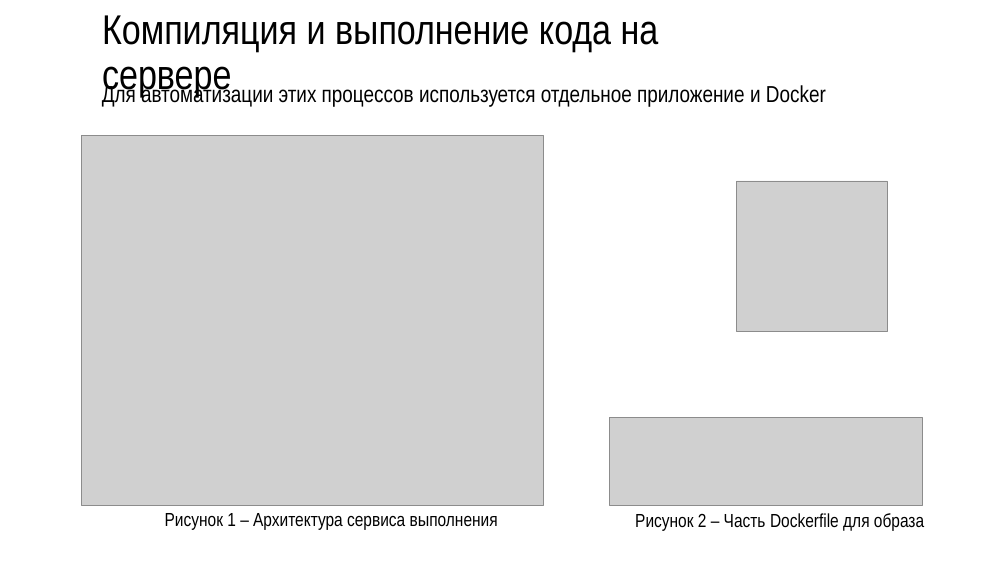
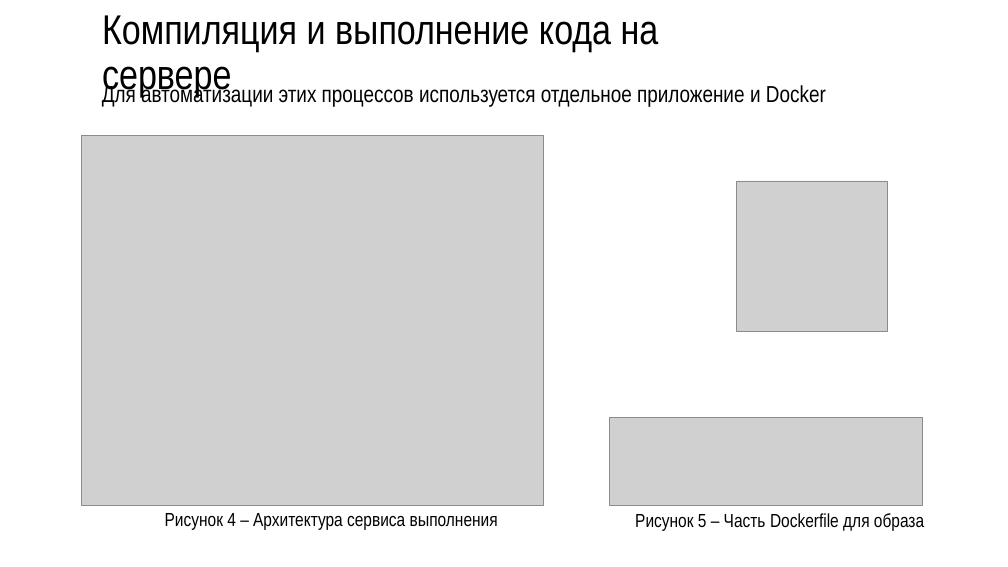
Before and after one commit to R3nnyWeb/codest-open, a slide deck: slide 7 of Презентация Microsoft PowerPoint.pptx (slide 4 before the commit). Drawn at 1008x567 pixels with LibreOffice and Linux fonts; fonts in the diff are those of the drawing; grey boxes stand for pictures; background and template pictures are left out. Boxes give left, top, right and bottom in pixels: in the first picture for what was removed or moved away, otherwise in the second. Text is boxed around its words. In the diff, an @@ line names an element or a change of style, - is before the commit and + after.

```diff
--- a/Презентация Microsoft PowerPoint.pptx
+++ b/Презентация Microsoft PowerPoint.pptx
@@ text at [165,513,498,530]: text changed @@
-Рисунок 1 – Архитектура сервиса выполнения
+Рисунок 4 – Архитектура сервиса выполнения
@@ text at [635,513,924,531]: text changed @@
-Рисунок 2 – Часть Dockerfile для образа
+Рисунок 5 – Часть Dockerfile для образа
```
Also in this commit, not shown: 4 other slides changed, 10 slides added, 1 slide removed, 1 other file.
